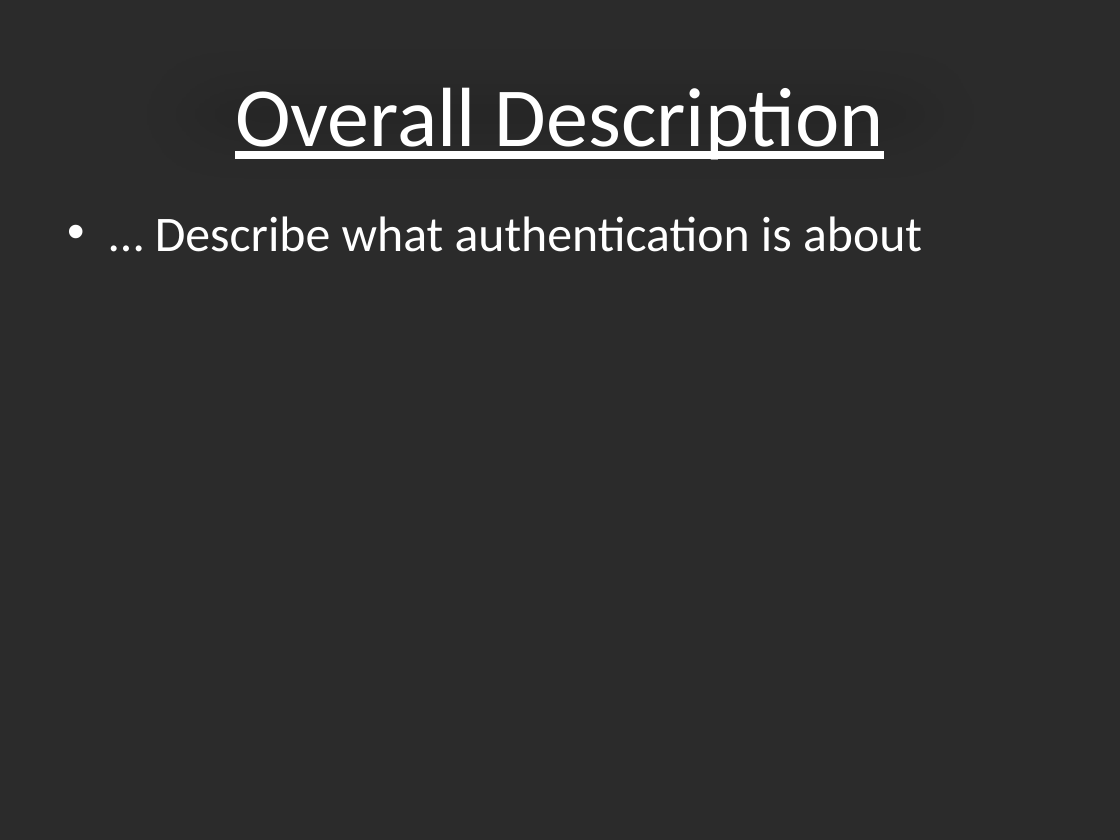
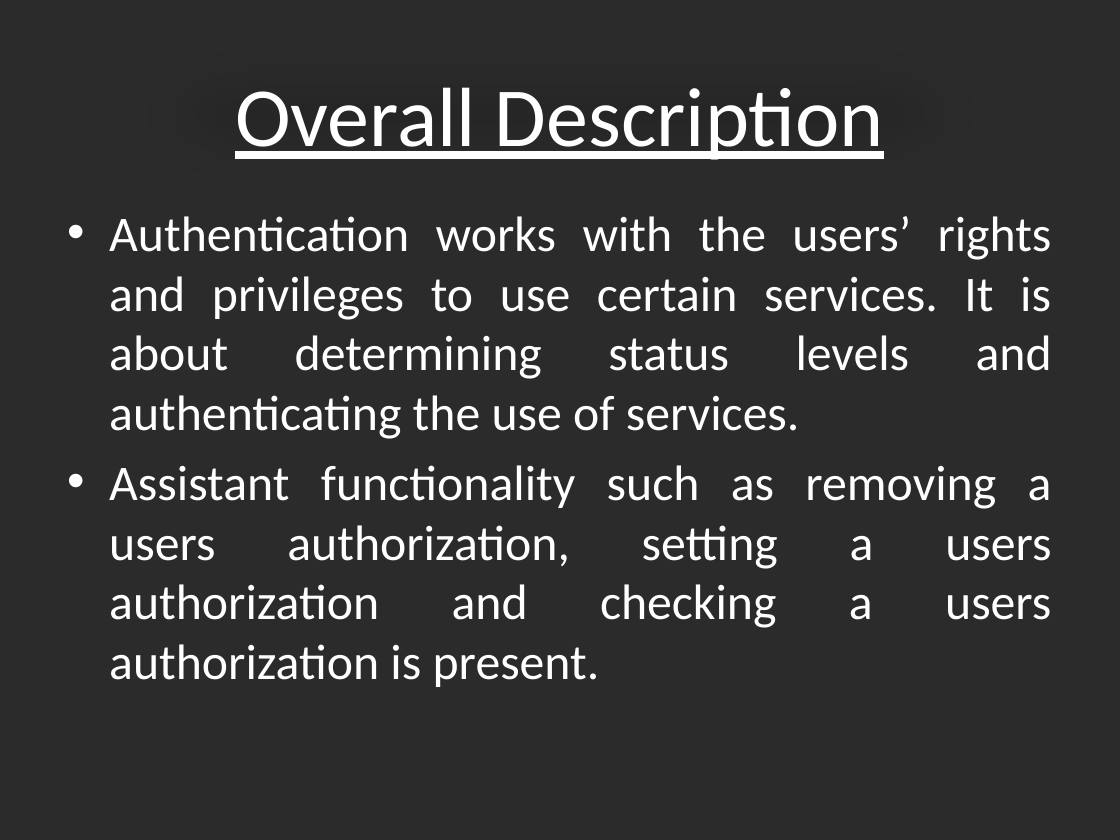
Before and after one commit to BuzzSpaceB/Authorization, a slide deck: slide 2 of Authentication - B.pptx. Drawn at 1120x840 pixels with LibreOffice and Linux fonts; fonts in the diff are those of the drawing; background and template pictures are left out; a plain dark background stands for a picture behind light text. Boxes give left, top, right and bottom in pixels: in the first picture for what was removed or moved away, otherwise in the second. Text is boxed around its words. In the diff, an @@ line names an element or a change of style, - is before the commit and + after.

```diff
--- a/Authentication - B.pptx
+++ b/Authentication - B.pptx
@@ text at [109,216,1052,687]: text changed @@
-• … Describe what authentication is about
+• Authentication works with the users’ rights and privileges to use certain services. It is about determining status levels and authenticating the use of services.
+• Assistant functionality such as removing a users authorization, setting a users authorization and checking a users authorization is present.
```
Also in this commit, not shown: 5 other slides changed, 2 slides added, 1 slide removed, 2 other files.
